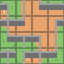
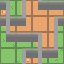
Layered file, before and after one edit (64 × 64). Changes by layer:
painted on "Paint Layer 1 Merged" over [0, 0, 64, 64]
removed layer "Paint Layer 1 Merged" (2nd of 2) over [0, 0, 64, 64]
